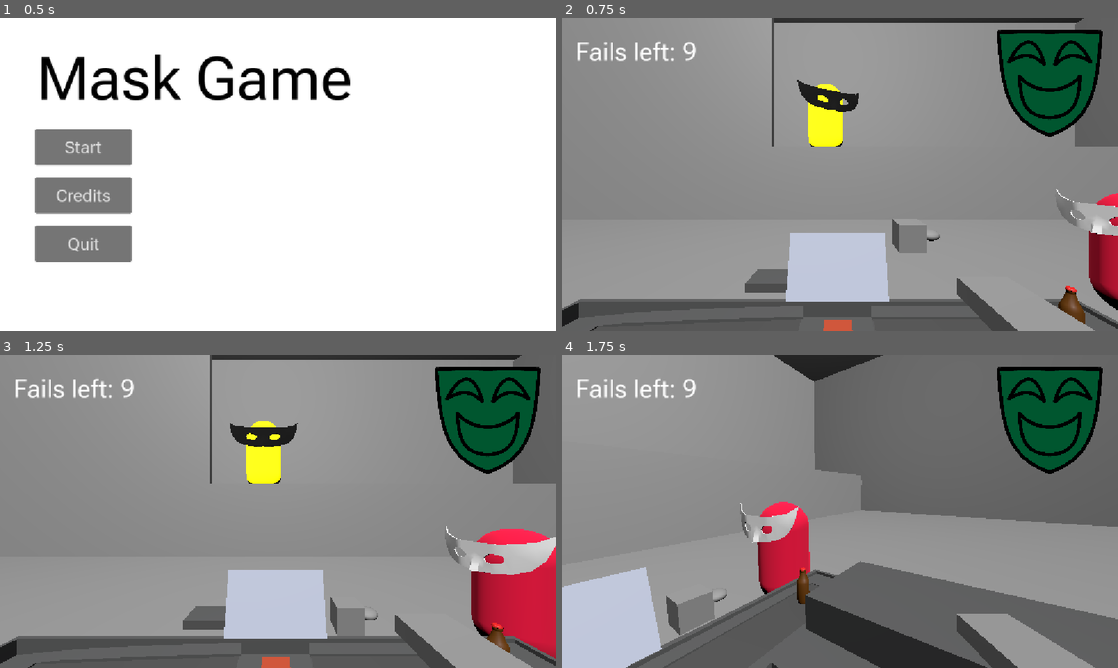
Above: before the commit, frames 1-4 (two rows, left to right).
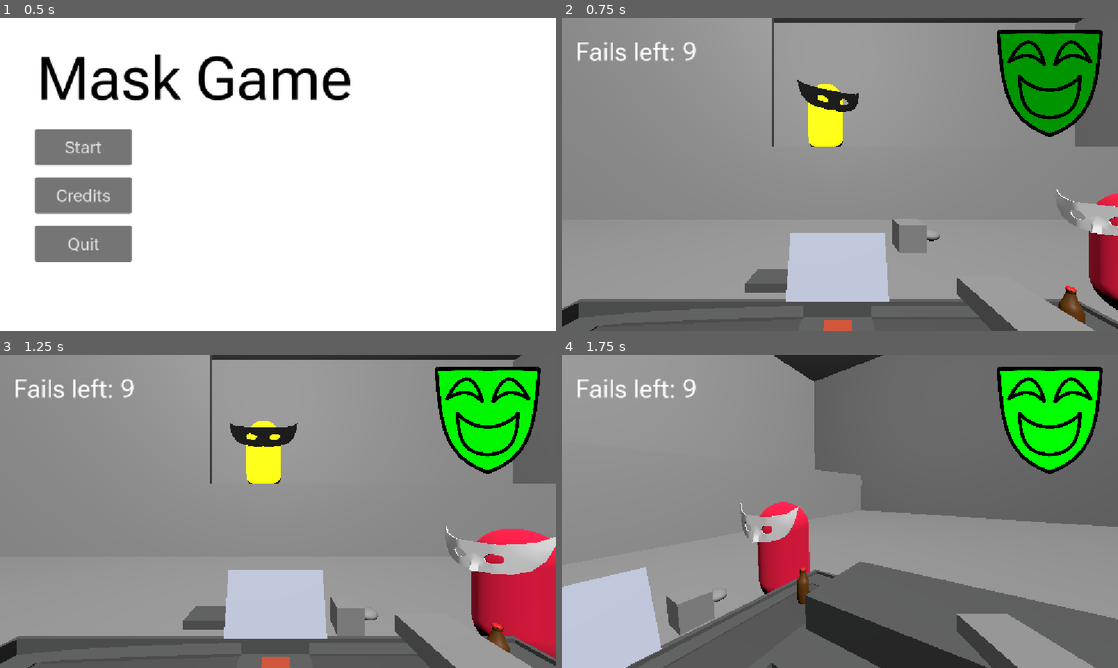
Above: after the commit, the same moments.

Repository: makezig/MaskGame
Game: Godot game, scene res://UI/MainMenu.tscn
Two runs of this game, one before a commit and one after it. Both use one fixed random seed, a clock stepped at 60 frames per second and the inputs below.
Inputs (mouse positions are in pixels of both pictures, inside the frame that each line leads up to):
- Up to frame 1 (0.5 s): no input
- Up to frame 2 (0.75 s): click "Start" at 0.5 s
- Up to frame 3 (1.25 s): no input
- Up to frame 4 (1.75 s): tap Enter (ui_accept) at 1.25, 1.52 s; move the mouse to (867, 511) at 1.27 s; press the mouse at (867, 511) at 1.28 s

Frame 1 is identical in both runs. In frame 2, 3.7% of the frame differs, in the area x 78-97%, y 4-37%; in frame 3, 3.7%; in frame 4, 3.7%.
Error in both runs: Invalid call. Nonexistent function 'set_centre' in base 'Node3D'. (res://Assets/Bottle/Model_Shifter.gd:17)

Commit message:
Added Mood degradation and fail state

Diff:
--- a/mask-game/Scenes/core_game_loop.gd
+++ b/mask-game/Scenes/core_game_loop.gd
@@ -1,4 +1,11 @@
 extends Node
+
+enum UIState {
+	HAPPY,
+	NEUTRAL,
+	MAD,
+	SAD
+}
 
 @export var boss: Node3D
 @export var npc: Node3D
@@ -9,7 +16,7 @@
 @export var fail_count: int = 0
 var max_fails: int = 3
 #Mood counter (low bad, high good)
-var mood: float
+var mood: float = 100
 #Timer untill boss changes state
 var boss_clock: float = 5.0
 
@@ -23,7 +30,6 @@
 	npc_item_spawn_loop(delta)
 	boss_timer(delta)
 	mood_degradation(delta)
-
 
 func npc_item_spawn_loop(delta: float):
 	pass
@@ -39,8 +45,29 @@
 	pass
 
 func mood_degradation(delta: float):
-	pass
+	mood -= 5 * delta
+	mood = clamp(mood, 0, 100)
+
+	var ui := get_tree().get_first_node_in_group("ui")
+	if not ui:
+		return
+
+	if mood == 0:
+		main_level.show_game_over_screen()
+		ui.uppdate_rage_mask(UIState.SAD, Color.DARK_GRAY)
+	elif mood >= 75:
+		ui.uppdate_rage_mask(UIState.HAPPY, Color.GREEN)
+	elif mood >= 40:
+		ui.uppdate_rage_mask(UIState.NEUTRAL, Color.WHITE)
+	elif mood >= 15:
+		ui.uppdate_rage_mask(UIState.MAD, Color.ORANGE)
+	else:
+		ui.uppdate_rage_mask(UIState.SAD, Color.BLUE)
+
 
 func game_over(delta):
 	if fail_count == max_fails:
 		main_level.show_game_over_screen()
+
+func get_ui() -> Node:
+	return get_tree().get_first_node_in_group("ui")
--- a/mask-game/UI/IngameUI.tscn
+++ b/mask-game/UI/IngameUI.tscn
@@ -8,7 +8,7 @@
 [ext_resource type="Texture2D" uid="uid://l86xv2ssl4fc" path="res://UI/MaskIMGs/HappyUIMask.png" id="4_oky2f"]
 [ext_resource type="FontFile" uid="uid://bouybuirdjx5e" path="res://Fonts/Roboto_Flex/RobotoFlex-VariableFont_GRAD,XOPQ,XTRA,YOPQ,YTAS,YTDE,YTFI,YTLC,YTUC,opsz,slnt,wdth,wght.ttf" id="7_oky2f"]
 
-[node name="Control" type="Control" unique_id=1495935890]
+[node name="Control" type="Control" unique_id=1495935890 groups=["ui"]]
 layout_mode = 3
 anchors_preset = 15
 anchor_right = 1.0
@@ -36,6 +36,7 @@
 stretch_mode = 4
 
 [node name="Happy" type="TextureRect" parent="." unique_id=1773882128]
+visible = false
 layout_mode = 1
 anchors_preset = 1
 anchor_left = 1.0
@@ -55,8 +56,10 @@
 anchors_preset = 1
 anchor_left = 1.0
 anchor_right = 1.0
-offset_left = -230.0
-offset_bottom = 229.0
+offset_left = -254.0
+offset_top = 7.0
+offset_right = -24.0
+offset_bottom = 236.0
 grow_horizontal = 0
 texture = ExtResource("2_fwrxg")
 expand_mode = 1
@@ -68,8 +71,10 @@
 anchors_preset = 1
 anchor_left = 1.0
 anchor_right = 1.0
-offset_left = -230.0
-offset_bottom = 229.0
+offset_left = -254.0
+offset_top = 7.0
+offset_right = -24.0
+offset_bottom = 236.0
 grow_horizontal = 0
 texture = ExtResource("2_telbt")
 expand_mode = 1
@@ -81,8 +86,10 @@
 anchors_preset = 1
 anchor_left = 1.0
 anchor_right = 1.0
-offset_left = -230.0
-offset_bottom = 229.0
+offset_left = -254.0
+offset_top = 7.0
+offset_right = -24.0
+offset_bottom = 236.0
 grow_horizontal = 0
 texture = ExtResource("3_telbt")
 expand_mode = 1
--- a/mask-game/UI/IngameUIControls.gd
+++ b/mask-game/UI/IngameUIControls.gd
@@ -6,6 +6,11 @@
 	MAD,
 	SAD
 }
+
+var current_color: Color
+var target_color: Color
+var color_lerp_speed := 5.0
+
 
 @export var current_state: UIState = UIState.HAPPY
 @export var default_color: Color = Color.WEB_GREEN
@@ -27,14 +32,18 @@
 	set_color_image_color(default_color)
 	set_failcounter(9)
 
+func _process(delta):
+	current_color = current_color.lerp(target_color, delta * color_lerp_speed)
+	set_color_image_color(current_color)
+
+
 func set_failcounter(count: int):
 	fail_label.text = fail_count_text + str(count)
 
 #Call if you want to update both face and color
 func uppdate_rage_mask(state: UIState, color: Color):
 	set_state(state)
-	set_color_image_color(color)
-
+	target_color = color
 
 func set_state(value: UIState):
 	current_state = value
--- a/mask-game/project.godot
+++ b/mask-game/project.godot
@@ -23,6 +23,7 @@
 [global_group]
 
 pickable=""
+ui="IngameUI"
 
 [gui]
 
